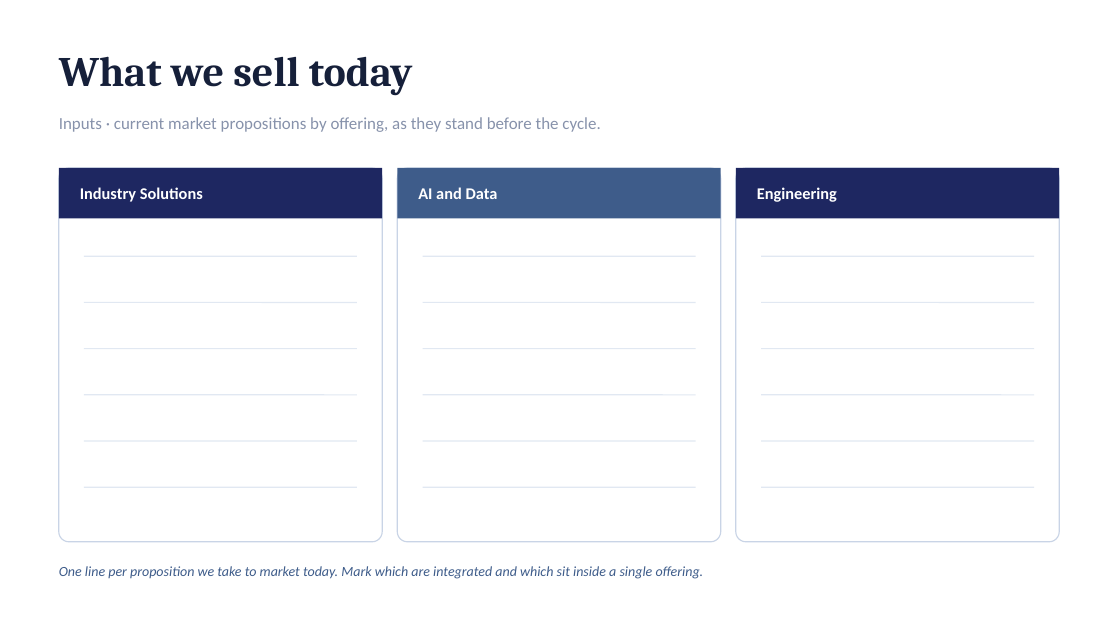
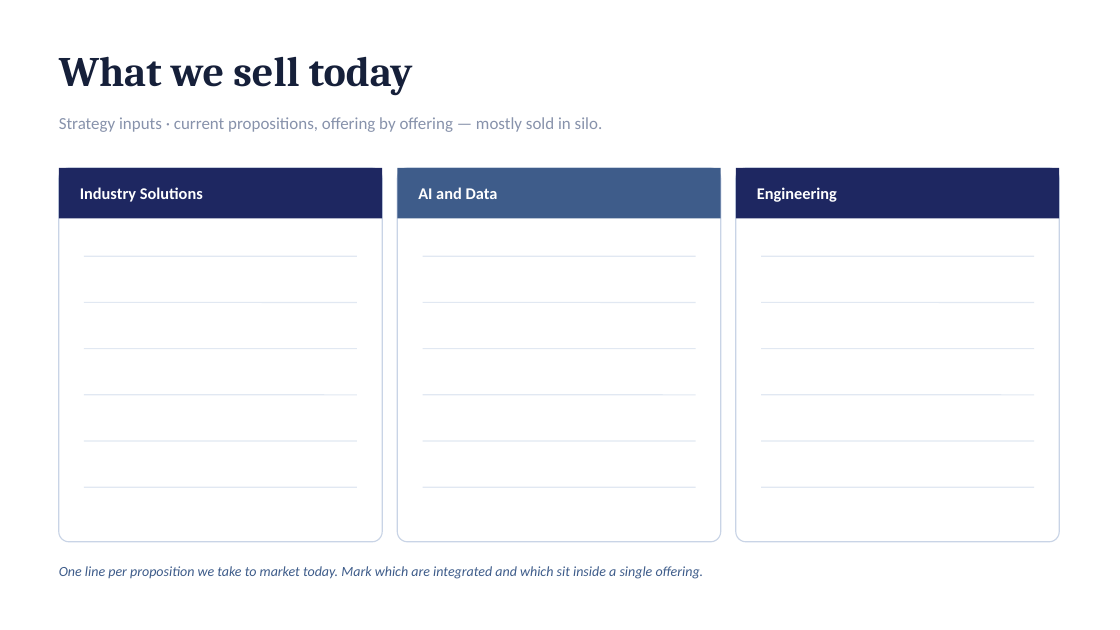
Before and after one commit to dhajjar-cyber/bae, a slide deck: slide 33 of FSI strategy/EAI&D-FSI-Strategy-Development-Plan.pptx. Drawn at 1120x630 pixels with LibreOffice and Linux fonts; fonts in the diff are those of the drawing. Boxes give left, top, right and bottom in pixels: in the first picture for what was removed or moved away, otherwise in the second. Text is boxed around its words. In the diff, an @@ line names an element or a change of style, - is before the commit and + after.

```diff
--- a/FSI strategy/EAI&D-FSI-Strategy-Development-Plan.pptx
+++ b/FSI strategy/EAI&D-FSI-Strategy-Development-Plan.pptx
@@ text at bbox=[59, 117, 603, 132]: text changed @@
-Inputs · current market propositions by offering, as they stand before the cycle.
+Strategy inputs · current propositions, offering by offering — mostly sold in silo.
```
Also in this commit, not shown: 8 other slides changed, 1 other file.
